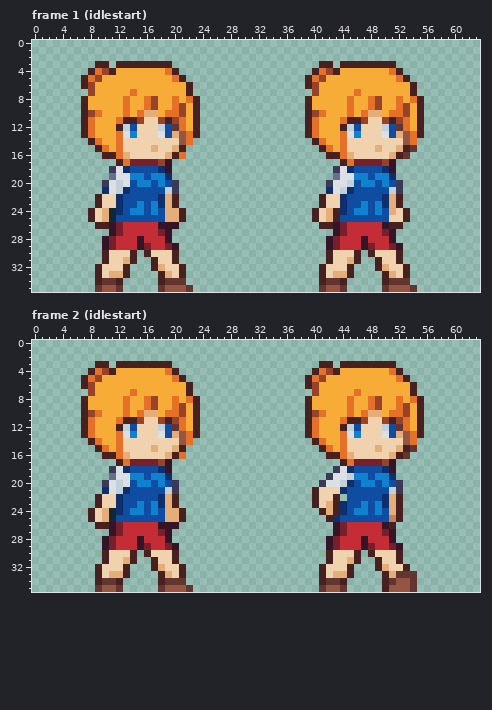
A pixel-art file gets an edit: Sprites/MC-Generalv2.aseprite. Above is the file before it was changed.
64x36 pixels, 38 frames. Shown: frame 1 (idlestart), frame 2 (idlestart). The commit also changed other frames, which this record leaves out.
Once edited:
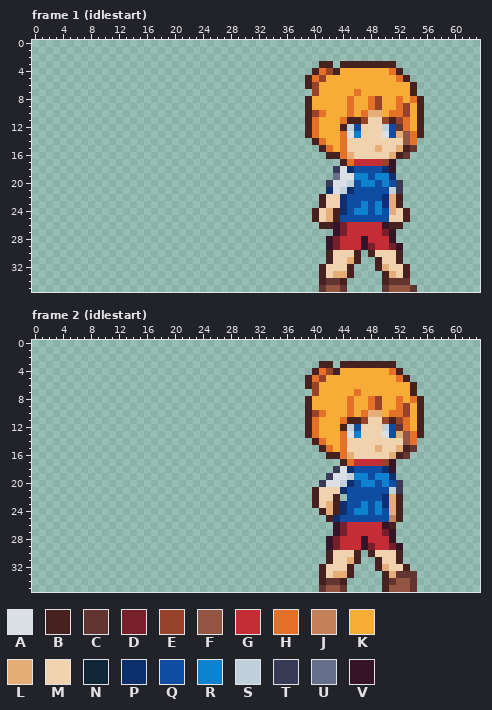
Palette (. is transparent): A #dbe0e7  B #46211f  C #623530  D #781f2c  E #97432a  F #945542  G #c42c36  H #e57028  J #c58158  K #f7ac37  L #e5ae78  M #f0d2af  N #0f2738  P #0d2f6d  Q #0f4da3  R #0e82ce  S #c1d1db  T #393a56  U #67708b  V #351428
The exact change:
layer "refer" now hidden
Changed rows in their new state; - is an unchanged pixel.
Frame 1 (idlestart):
first column x 7:
 3 --..-........------------------------------
 4 -.............-----------------------------
 5 ...............----------------------------
 6 ................---------------------------
 7 -...............---------------------------
 8 .................--------------------------
 9 .................--------------------------
10 .................--------------------------
11 .................--------------------------
12 .................--------------------------
13 .................--------------------------
14 -...............---------------------------
15 --.............----------------------------
16 ---............----------------------------
17 -----........--------------------------GGGG
18 ----.........------------------------------
19 ----.........------------------------------
20 ---...........-----------------------------
21 ---...........-----------------------------
22 --............-----------------------------
23 --............-----------------------------
24 -..............----------------------------
25 -..............----------------------------
26 --............-----------------------------
27 ----.........------------------------------
28 ---..........------------------------------
29 ---...........-----------------------------
30 ---.....-.....-----------------------------
31 ---.....--....-----------------------------
32 --.....---.....----------------------------
33 --.....----....----------------------------
34 --....-----....----------------------------
35 --....-----.....---------------------------
Frame 2 (idlestart): the same change as frame 1 (idlestart)
Where, in picture pixels (left, top, right, bottom), the same in both pictures:
erased: (81, 61, 200, 292)
changed: (354, 159, 382, 166)
erased: (81, 361, 200, 592)
changed: (354, 459, 382, 466)
